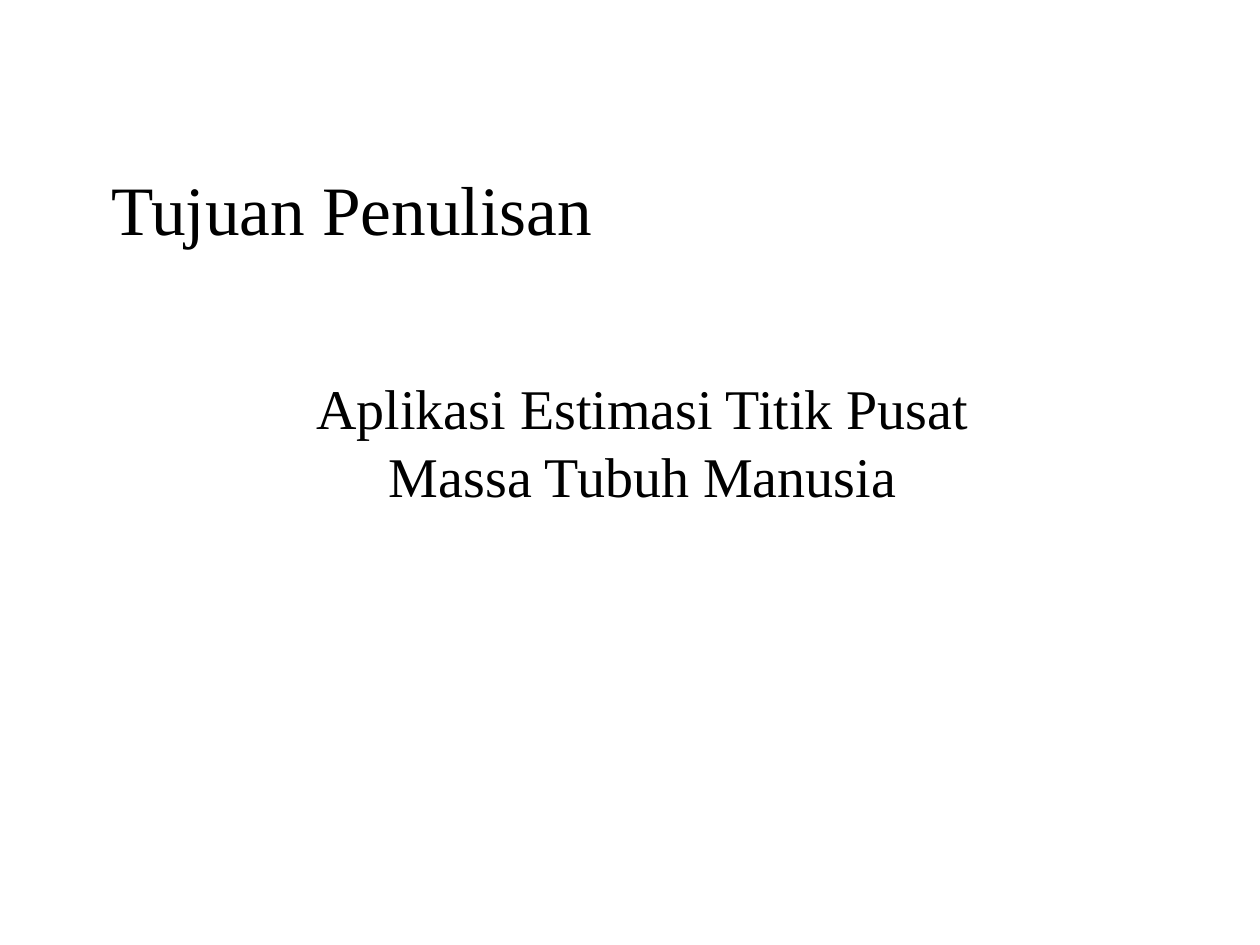
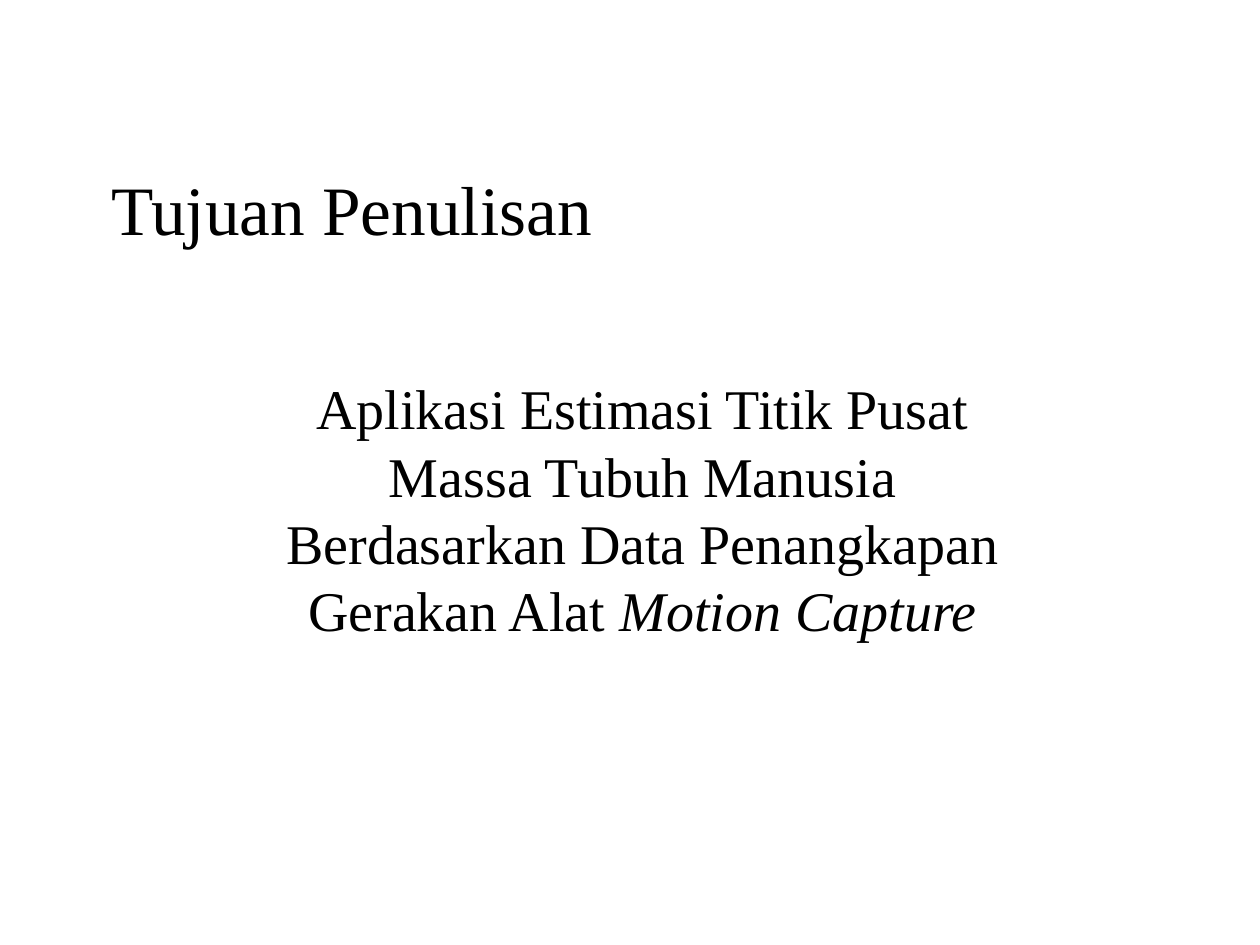
Before and after one commit to denilson020898/Penulisan, a slide deck: slide 3 of 16. Presentasi.pptx. Drawn at 1260x945 pixels with LibreOffice and Linux fonts; fonts in the diff are those of the drawing; background and template pictures are left out. Boxes give left, top, right and bottom in pixels: in the first picture for what was removed or moved away, otherwise in the second. Text is boxed around its words. In the diff, an @@ line names an element or a change of style, - is before the commit and + after.

```diff
--- a/16. Presentasi.pptx
+++ b/16. Presentasi.pptx
@@ text at bbox=[286, 390, 998, 642]: text changed @@
-Aplikasi Estimasi Titik Pusat Massa Tubuh Manusia
+Aplikasi Estimasi Titik Pusat Massa Tubuh Manusia Berdasarkan Data Penangkapan Gerakan Alat Motion Capture
```
Also in this commit, not shown: 1 other slide changed.
